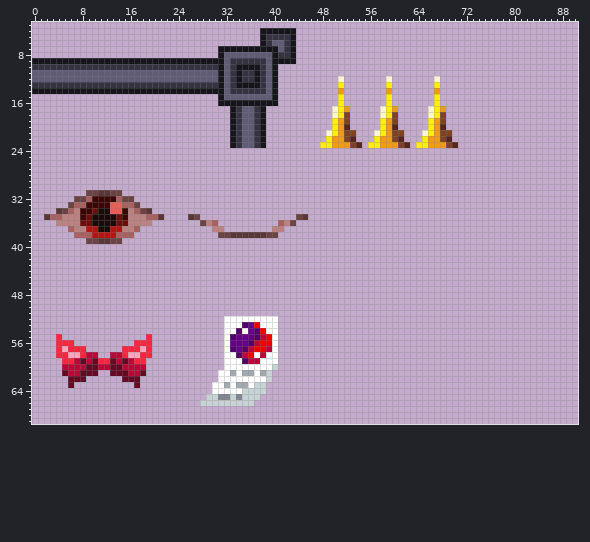
Sprite sheet, stored at public/image/stage_tile_24.png. Above, as it was before the edit.
The file is 96x96 pixels. Shown: x 0..90, y 3..69.
Once edited:
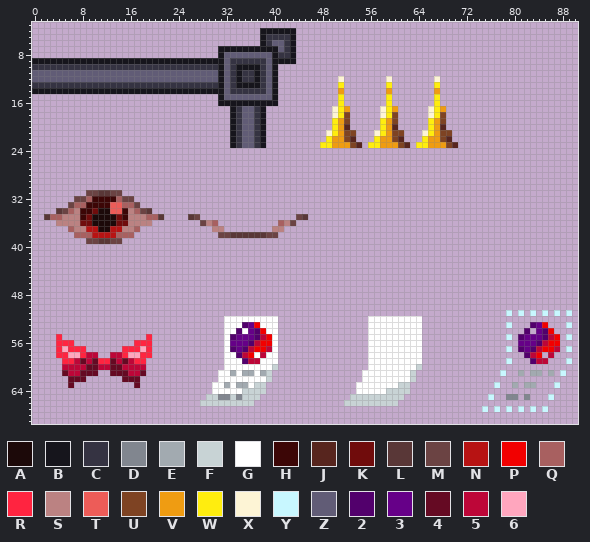
Palette (. is transparent): A #1c0909  B #16151c  C #353342  D #81868f  E #a2aab0  F #c8d3d5  G #ffffff  H #3c0606  J #57251e  K #700c0c  L #593737  M #6b4343  N #b71313  P #f20000  Q #a86060  R #ff2440  S #bb8282  T #ed5c58  U #7e4323  V #ef9c12  W #ffed0f  X #fdf4d5  Y #c8f7ff  Z #615c76  2 #52006c  3 #660088  4 #650a23  5 #bd0638  6 #ffa6be
Change:
{"y":51,"x":79,"old":".","new":"Y"}
{"y":51,"x":81,"old":".","new":"Y"}
{"y":51,"x":83,"old":".","new":"Y"}
{"y":51,"x":85,"old":".","new":"Y"}
{"y":51,"x":87,"old":".","new":"Y"}
{"y":51,"x":89,"old":".","new":"Y"}
{"y":52,"x":56,"old":".........","new":"GGGGGGGGG"}
{"y":53,"x":56,"old":".........","new":"GGGGGGGGG"}
{"y":53,"x":79,"old":".","new":"Y"}
{"y":53,"x":83,"old":"...","new":"23P"}
{"y":53,"x":89,"old":".","new":"Y"}
{"y":54,"x":56,"old":".........","new":"GGGGGGGGG"}
{"y":54,"x":82,"old":".","new":"2"}
{"y":54,"x":84,"old":"...","new":"32P"}
{"y":55,"x":56,"old":".........","new":"GGGGGGGGG"}
{"y":55,"x":79,"old":".","new":"Y"}
{"y":55,"x":81,"old":".......","new":"233325P"}
{"y":55,"x":89,"old":".","new":"Y"}
{"y":56,"x":56,"old":".........","new":"GGGGGGGGG"}
{"y":56,"x":81,"old":".......","new":"33325PP"}
{"y":57,"x":56,"old":".........","new":"GGGGGGGGG"}
{"y":57,"x":79,"old":".","new":"Y"}
{"y":57,"x":81,"old":".......","new":"2325PP5"}
{"y":57,"x":89,"old":".","new":"Y"}
{"y":58,"x":56,"old":".........","new":"GGGGGGGGG"}
{"y":58,"x":82,"old":"...","new":"25P"}
{"y":58,"x":86,"old":".","new":"5"}
{"y":59,"x":56,"old":".........","new":"GGGGGGGGG"}
{"y":59,"x":79,"old":".","new":"Y"}
{"y":59,"x":83,"old":"...","new":"255"}
{"y":59,"x":89,"old":".","new":"Y"}
{"y":60,"x":56,"old":".........","new":"GGGGGGGGF"}
{"y":61,"x":55,"old":".........","new":"GGGGGGGGF"}
{"y":61,"x":78,"old":".","new":"Y"}
{"y":61,"x":81,"old":".","new":"E"}
{"y":61,"x":83,"old":"..","new":"EE"}
{"y":61,"x":86,"old":".","new":"E"}
{"y":61,"x":88,"old":".","new":"Y"}
{"y":62,"x":55,"old":".........","new":"GGGGGGGGF"}
{"y":63,"x":54,"old":".........","new":"GGGGGGGFF"}
{"y":63,"x":77,"old":".","new":"Y"}
{"y":63,"x":80,"old":".","new":"E"}
{"y":63,"x":82,"old":"..","new":"EE"}
{"y":63,"x":87,"old":".","new":"Y"}
{"y":64,"x":54,"old":".........","new":"GGGGGFFFF"}
{"y":65,"x":53,"old":".........","new":"FFFFFFFFF"}
{"y":65,"x":76,"old":".","new":"Y"}
{"y":65,"x":79,"old":"..","new":"DD"}
{"y":65,"x":82,"old":".","new":"D"}
{"y":65,"x":86,"old":".","new":"Y"}
{"y":66,"x":52,"old":".........","new":"FFFFFFFFF"}
{"y":67,"x":75,"old":".","new":"Y"}
{"y":67,"x":77,"old":".","new":"Y"}
{"y":67,"x":79,"old":".","new":"Y"}
{"y":67,"x":81,"old":".","new":"Y"}
{"y":67,"x":83,"old":".","new":"Y"}
{"y":67,"x":85,"old":".","new":"Y"}
{"label":"added","picture_box":[482,310,572,412]}
{"label":"added","picture_box":[344,316,422,406]}
